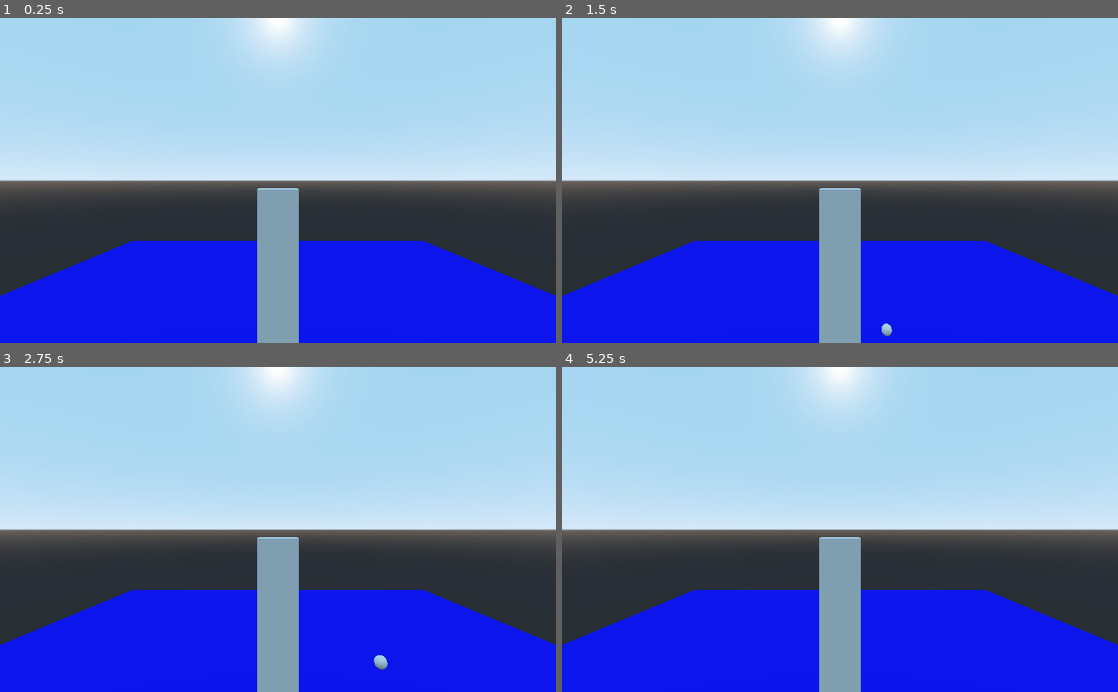
Above: before the commit, frames 1-4 (two rows, left to right).
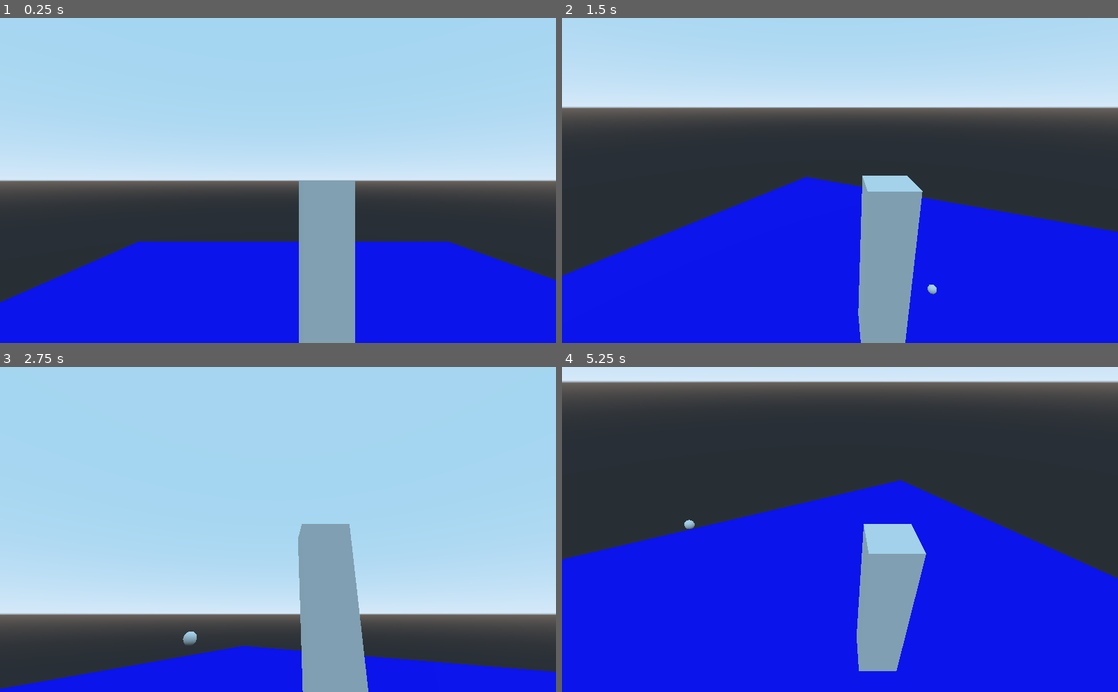
Above: after the commit, the same moments.

Repository: Paulpanther/MultiplayerTowerDefense
Game: Godot game, scene res://game/game.tscn
The game is run twice, just before and just after one commit, with the same random seed, the same clock (stepped at 60 frames per second) and the same inputs.
Inputs (mouse positions are in pixels of both pictures, inside the frame that each line leads up to):
- Up to frame 1 (0.25 s): no input
- Up to frame 2 (1.5 s): tap Enter (ui_accept) at 0.5, 0.77, 1.07 s; move the mouse to (962, 164) at 0.52 s; hold D (move_right) 0.53-1.28 s; hold Q (camera_left, bound only after the commit) 0.53-1.28 s; click (962, 164) at 0.67 s; tap E (camera_right, bound only after the commit) at 0.8, 1.35 s; move the mouse to (728, 196) at 1.27 s; hold S (move_backward) from 1.28 s (still down); click (728, 196) at 1.42 s
- Up to frame 3 (2.75 s): tap Enter (ui_accept) at 1.52, 1.55, 1.82 s; move the mouse to (333, 458) at 2.02 s; release S (move_backward) at 2.03 s; hold D (move_right) from 2.03 s (still down); hold Enter (ui_accept) from 2.03 s (still down); click (333, 458) at 2.17 s; tap Q (camera_left, bound only after the commit) at 2.3 s
- Up to frame 4 (5.25 s): move the mouse to (812, 594) at 2.77 s; release D (move_right) at 2.78 s; release Enter (ui_accept) at 2.78 s; hold W (move_forward) 2.78-3.53 s; tap Q (camera_left, bound only after the commit) at 2.85, 4.35 s; click (812, 594) at 2.92 s; tap Enter (ui_accept) at 3.02, 3.32, 3.77, 3.8, 4.07, 4.52, 4.82 s; tap E (camera_right, bound only after the commit) at 3.05 s; move the mouse to (1006, 578) at 3.52 s; hold E (camera_right, bound only after the commit) 3.53-4.28 s; hold A (move_left) 3.53-5.03 s; click (1006, 578) at 3.67 s; move the mouse to (673, 480) at 4.27 s; click (673, 480) at 4.42 s; move the mouse to (867, 529) at 5.02 s; hold S (move_backward) from 5.03 s (still down); hold E (camera_right, bound only after the commit) from 5.03 s (still down); click (867, 529) at 5.17 s

The runs differ from the first frame. In frame 1, 12% of the frame differs, in the area x 0-100%, y 0-100%; in frame 2, 52%; in frame 3, 52%; in frame 4, 75%.
Error in both runs: Assertion failed. (res://addons/multiplayer/NetworkGame.gd:84)

Commit message:
Add camera movement

Diff:
--- a/game/game.tscn
+++ b/game/game.tscn
@@ -14,7 +14,4 @@
 [node name="player" parent="game" instance=ExtResource( 2 )]
 transform = Transform( 1, 0, 0, 0, 1, 0, 0, 0, 1, 0, 1.98873, 0 )
 
-[node name="Camera" type="Camera" parent="game/player"]
-transform = Transform( 1, 0, 0, 0, 1, 0, 0, 0, 1, 0, 2.20613, 5.98252 )
-
 [node name="level_0_spatial" parent="game" instance=ExtResource( 3 )]
--- /dev/null
+++ b/player/CameraOrbit.gd
@@ -0,0 +1,47 @@
+extends Spatial
+
+
+var lookSensitivity : float = 35.0
+var minLookAngle : float = -20.0
+var maxLookAngle : float = 75.0
+
+var isLeft : bool = true
+
+var mouseDelta : Vector2 = Vector2()
+
+onready var player = get_parent()
+
+# Called when the node enters the scene tree for the first time.
+func _ready():
+	#Seems to reduce the sensitivity, maybe because of the small window
+	Input.set_mouse_mode(Input.MOUSE_MODE_CAPTURED)
+
+
+func _input(event):
+
+	if event is InputEventMouseMotion:
+		mouseDelta = event.relative
+
+
+func _process(delta):
+
+	var rot = Vector3(mouseDelta.y, mouseDelta.x, 0) * lookSensitivity * delta
+
+	rotation_degrees.x += rot.x
+	rotation_degrees.x = clamp(rotation_degrees.x, minLookAngle, maxLookAngle)
+
+	player.rotation_degrees.y -= rot.y
+
+	mouseDelta = Vector2()
+
+	# TBD: Change perspective
+	"""
+	var direction = Vector3.ZERO
+
+	if Input.is_action_pressed("camera_left") and !isLeft:
+		#global_translate(Vector3(1, 0, 0))
+		isLeft = true
+	if Input.is_action_pressed("camera_right") and isLeft:
+		#global_translate(transform(Vector3(-1, 0, 0), )
+		isLeft = false
+"""
--- a/player/player.gd
+++ b/player/player.gd
@@ -17,11 +17,13 @@
 	if Input.is_action_pressed("move_backward"):
 		direction.z -= 1
 	if Input.is_action_pressed("move_left"):
+		direction.x += 1
+	if Input.is_action_pressed("move_right"):
 		direction.x -= 1
-	if Input.is_action_pressed("move_right"):
-		direction.x += 1
 
 	if direction != Vector3.ZERO:
 		direction = direction.normalized()
 
+	direction = transform.basis.z * direction.z + transform.basis.x * direction.x
+
 	move_and_slide(direction * speed, Vector3.UP)
--- a/player/player.tscn
+++ b/player/player.tscn
@@ -1,7 +1,8 @@
-[gd_scene load_steps=5 format=2]
+[gd_scene load_steps=6 format=2]
 
 [ext_resource path="res://addons/multiplayer/Sync.gd" type="Script" id=1]
 [ext_resource path="res://player/player.gd" type="Script" id=2]
+[ext_resource path="res://player/CameraOrbit.gd" type="Script" id=3]
 
 [sub_resource type="BoxShape" id=1]
 extents = Vector3( 0.5, 1, 0.5 )
@@ -27,3 +28,10 @@
 mesh = SubResource( 2 )
 skeleton = NodePath("")
 material/0 = null
+
+[node name="CameraOrbital" type="Spatial" parent="."]
+transform = Transform( 1, 0, 0, 0, 1, 0, 0, 0, 1, 0, 1, 0 )
+script = ExtResource( 3 )
+
+[node name="Camera" type="Camera" parent="CameraOrbital"]
+transform = Transform( -1, 0, -8.74228e-08, 0, 1, 0, 8.74228e-08, 0, -1, 1, 1, -5 )
--- a/project.godot
+++ b/project.godot
@@ -40,6 +40,14 @@
 
 [input]
 
+ui_accept={
+"deadzone": 0.5,
+"events": [ Object(InputEventKey,"resource_local_to_scene":false,"resource_name":"","device":0,"alt":false,"shift":false,"control":false,"meta":false,"command":false,"pressed":false,"scancode":16777221,"physical_scancode":0,"unicode":0,"echo":false,"script":null)
+, Object(InputEventKey,"resource_local_to_scene":false,"resource_name":"","device":0,"alt":false,"shift":false,"control":false,"meta":false,"command":false,"pressed":false,"scancode":16777222,"physical_scancode":0,"unicode":0,"echo":false,"script":null)
+, Object(InputEventKey,"resource_local_to_scene":false,"resource_name":"","device":0,"alt":false,"shift":false,"control":false,"meta":false,"command":false,"pressed":false,"scancode":32,"physical_scancode":0,"unicode":0,"echo":false,"script":null)
+, Object(InputEventJoypadButton,"resource_local_to_scene":false,"resource_name":"","device":0,"button_index":0,"pressure":0.0,"pressed":false,"script":null)
+ ]
+}
 move_forward={
 "deadzone": 0.5,
 "events": [ Object(InputEventKey,"resource_local_to_scene":false,"resource_name":"","device":0,"alt":false,"shift":false,"control":false,"meta":false,"command":false,"pressed":false,"scancode":87,"physical_scancode":0,"unicode":0,"echo":false,"script":null)
@@ -60,6 +68,16 @@
 "events": [ Object(InputEventKey,"resource_local_to_scene":false,"resource_name":"","device":0,"alt":false,"shift":false,"control":false,"meta":false,"command":false,"pressed":false,"scancode":68,"physical_scancode":0,"unicode":0,"echo":false,"script":null)
  ]
 }
+camera_left={
+"deadzone": 0.5,
+"events": [ Object(InputEventKey,"resource_local_to_scene":false,"resource_name":"","device":0,"alt":false,"shift":false,"control":false,"meta":false,"command":false,"pressed":false,"scancode":81,"physical_scancode":0,"unicode":0,"echo":false,"script":null)
+ ]
+}
+camera_right={
+"deadzone": 0.5,
+"events": [ Object(InputEventKey,"resource_local_to_scene":false,"resource_name":"","device":0,"alt":false,"shift":false,"control":false,"meta":false,"command":false,"pressed":false,"scancode":69,"physical_scancode":0,"unicode":0,"echo":false,"script":null)
+ ]
+}
 
 [physics]
 
